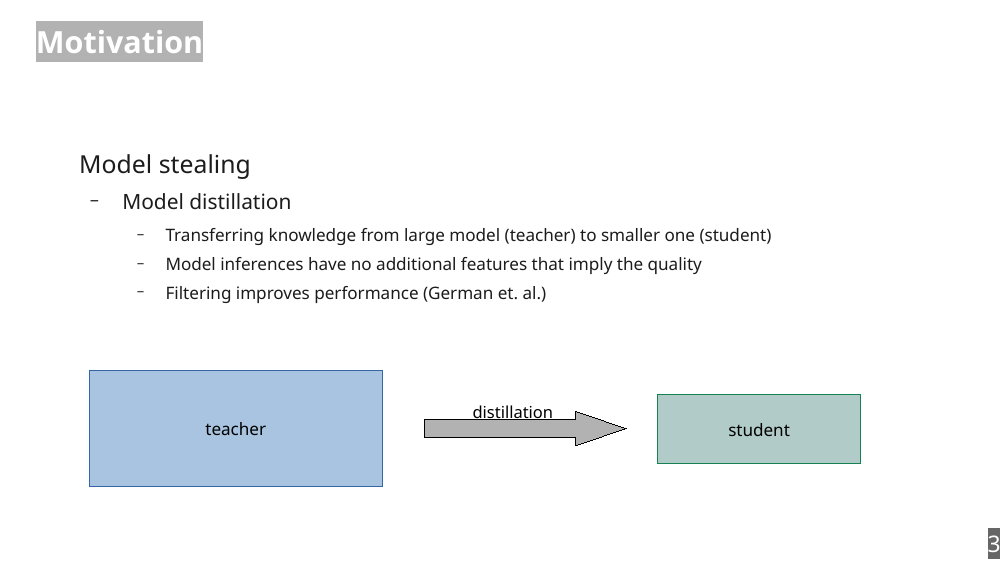
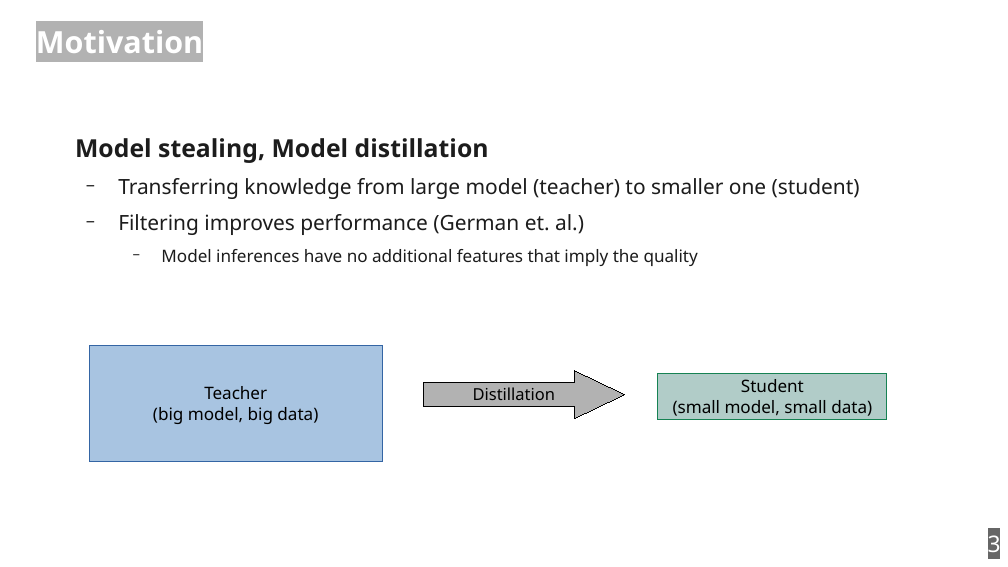
Before and after one commit to zouharvi/reference-mt-distill, a slide deck: slide 3 of meta/final_presentation.odp. Drawn at 1008x567 pixels with LibreOffice and Linux fonts; fonts in the diff are those of the drawing. Boxes give left, top, right and bottom in pixels: in the first picture for what was removed or moved away, otherwise in the second. Text is boxed around its words. In the diff, an @@ line names an element or a change of style, - is before the commit and + after.

```diff
--- a/meta/final_presentation.odp
+++ b/meta/final_presentation.odp
@@ text "Model stealing, Model distillation": place and size @@
-text "Model stealing, Model distillation" at <box>79,154,772,303</box>
+text "Model stealing, Model distillation" at <box>75,138,860,266</box>
@@ text at <box>75,138,489,163</box>: text changed; size 16.5 to 19.5 pt; bold on @@
-Model stealing
-  − Model distillation
+Model stealing, Model distillation
@@ text at <box>118,178,860,199</box>: size 13.5 to 16.5 pt in "Transferring knowledge from large model (teacher) to ..."; list level 3 to 2 in "Transferring knowledge from large model ..." @@
@@ text at <box>118,214,584,235</box>: paragraph added @@
+  − Filtering improves performance (German et. al.)
@@ text at <box>166,286,547,303</box>: paragraph removed @@
-    − Filtering improves performance (German et. al.)
@@ rectangle "Teacher (big model, big data)": place and size @@
-rectangle "Teacher (big model, big data)" at <box>90,370,382,487</box>
+rectangle "Teacher (big model, big data)" at <box>90,345,382,461</box>
@@ text in rectangle at <box>153,386,318,424</box>: text changed @@
-teacher
+Teacher
+(big model, big data)
@@ right arrow: place and size @@
-right arrow at <box>425,412,627,445</box>
+right arrow at <box>424,370,625,418</box>
@@ right arrow at <box>424,370,625,418</box>: proportions changed @@
@@ text at <box>473,387,555,400</box>: text changed @@
-distillation
+Distillation
@@ rectangle added at <box>659,374,887,420</box>, fill #81ACA6 at 61% opacity, outline #168253 0 pt, 13.5 pt, text #000000 @@
+Student
+(small model, small data)
@@ rectangle removed at <box>659,395,861,464</box> @@
-student
```
Also in this commit, not shown: 13 other slides changed.
